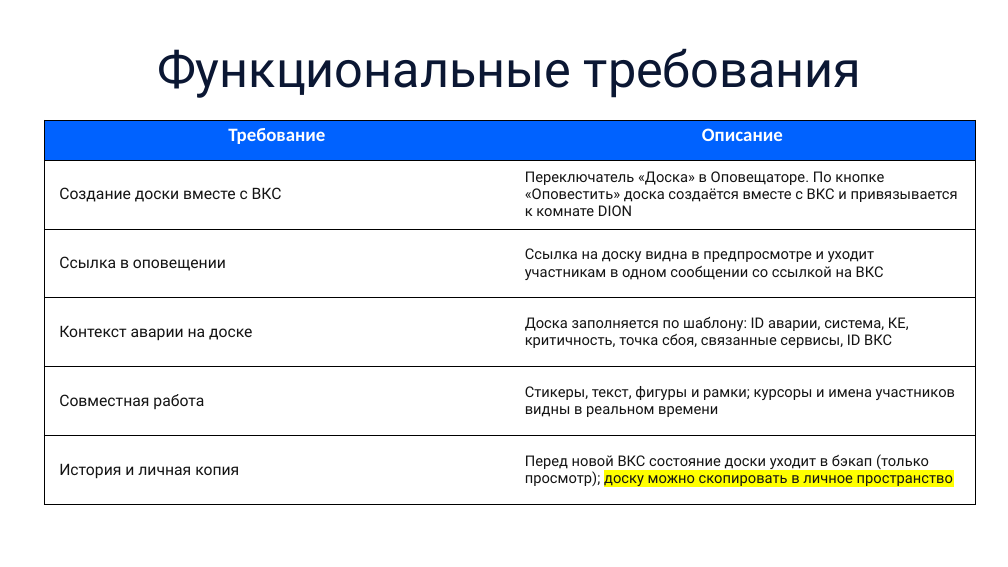
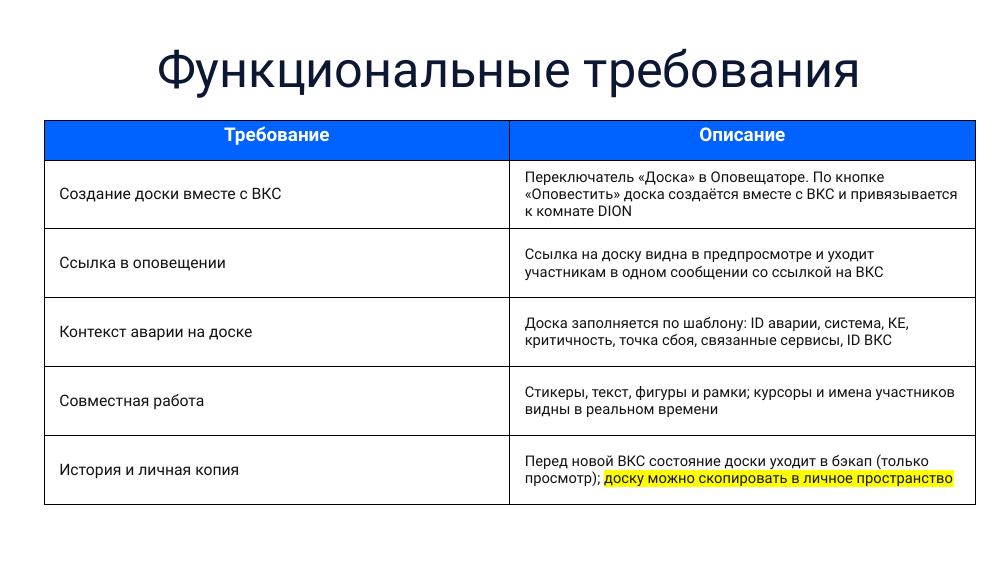
Before and after one commit to schierketsu/surf, a slide deck: slide 3 of тз.pptx (slide 2 before the commit). Drawn at 1008x567 pixels with LibreOffice and Linux fonts; fonts in the diff are those of the drawing. Boxes give left, top, right and bottom in pixels: in the first picture for what was removed or moved away, otherwise in the second. Text is boxed around its words. In the diff, an @@ line names an element or a change of style, - is before the commit and + after.

```diff
--- a/тз.pptx
+++ b/тз.pptx
@@ table at [44,120,975,504] @@
@@ font Calibri to Roboto in "Требование", "Описание" @@
@@ borders changed @@
```
Also in this commit, not shown: 4 other slides changed, 1 slide added, 1 slide removed.
